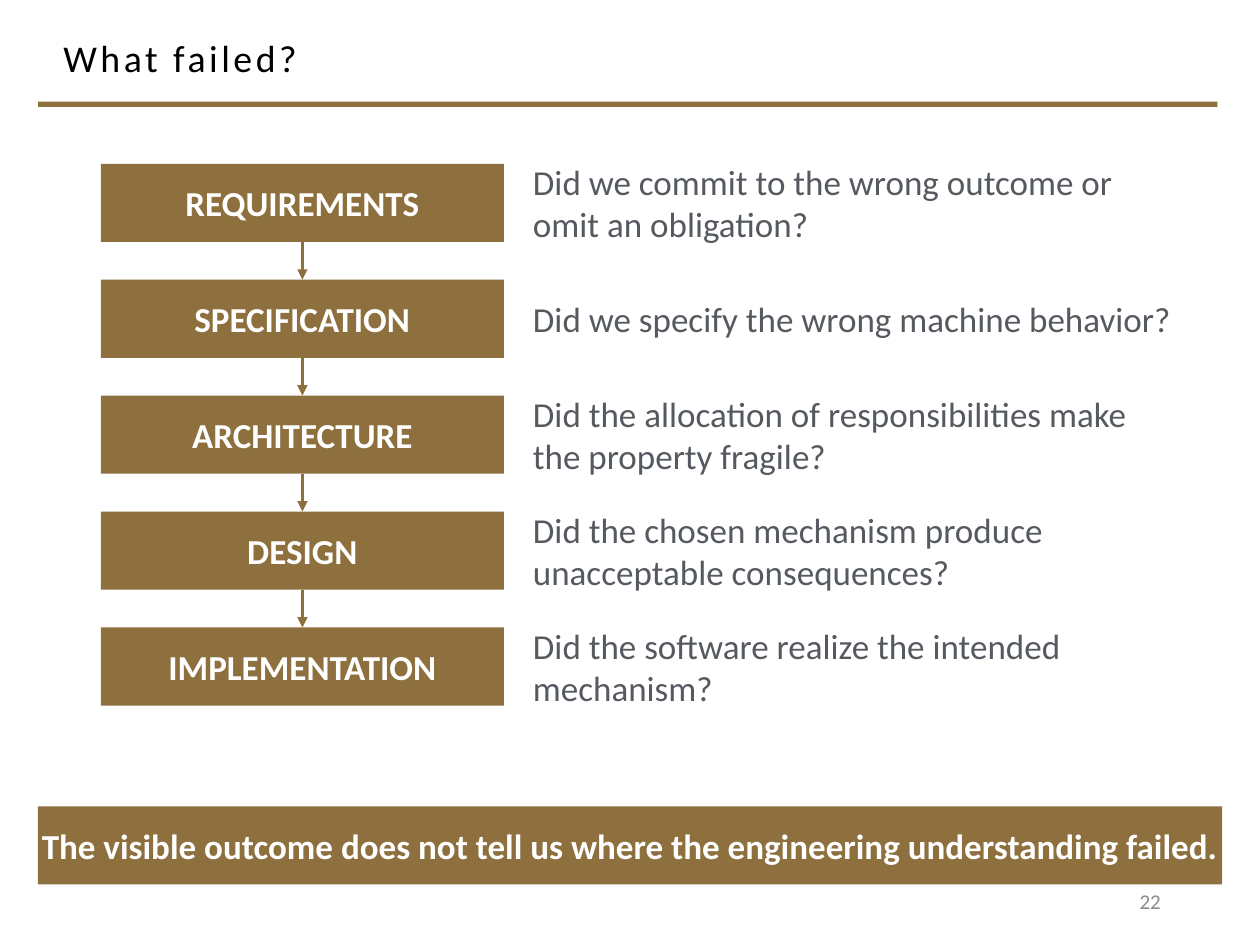
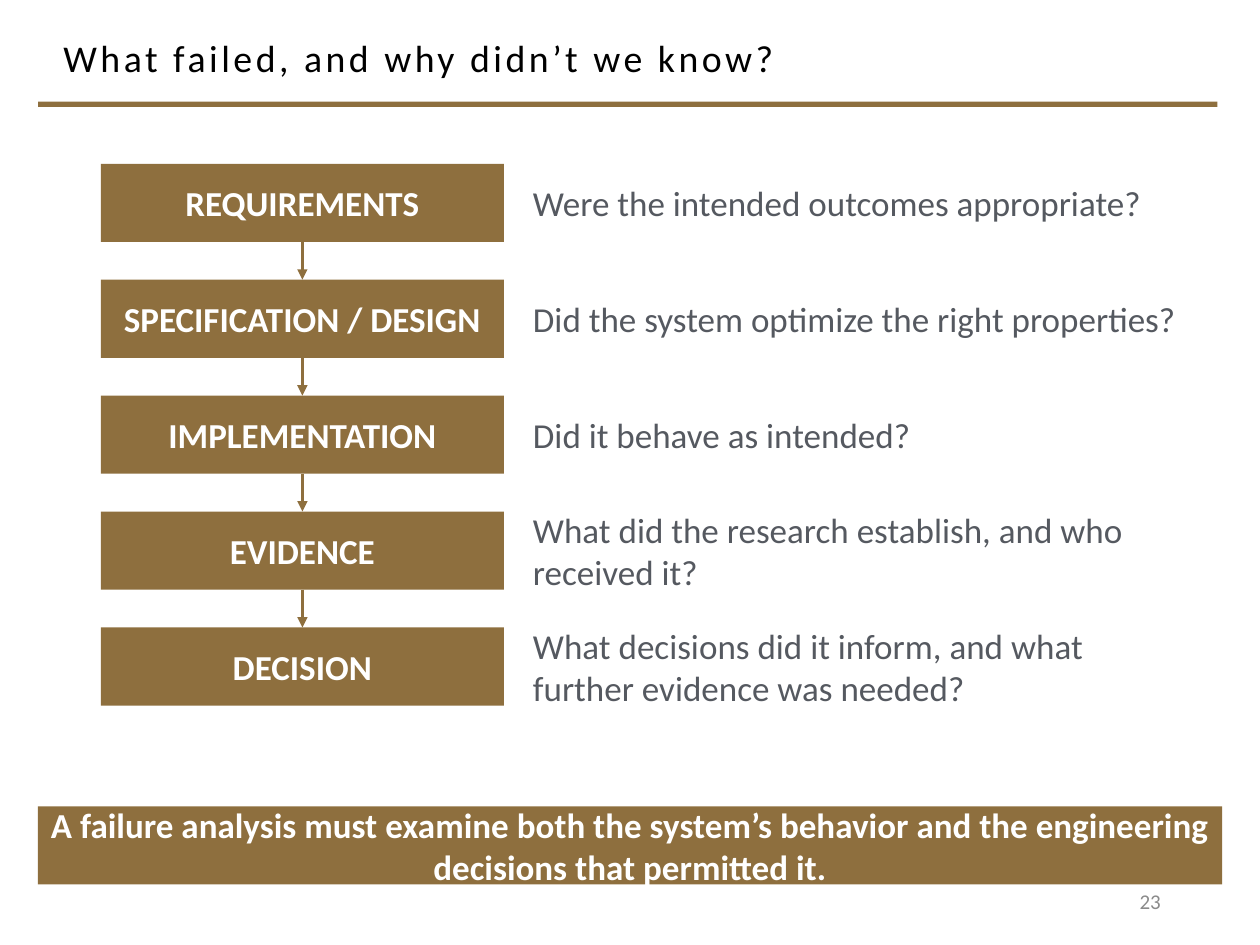
Before and after one commit to davisjam/model-based-agentic-software-engineering, a slide deck: slide 23 of course/lectures/act-2-delegation-and-control/04-failure-aware-engineering/2-4-Failure-Aware-Engineering.pptx (slide 22 before the commit). Drawn at 1260x945 pixels with LibreOffice and Linux fonts; fonts in the diff are those of the drawing; background and template pictures are left out. Boxes give left, top, right and bottom in pixels: in the first picture for what was removed or moved away, otherwise in the second. Text is boxed around its words. In the diff, an @@ line names an element or a change of style, - is before the commit and + after.

```diff
--- a/course/lectures/act-2-delegation-and-control/04-failure-aware-engineering/2-4-Failure-Aware-Engineering.pptx
+++ b/course/lectures/act-2-delegation-and-control/04-failure-aware-engineering/2-4-Failure-Aware-Engineering.pptx
@@ title at <box>63,45,773,78</box>: text changed @@
-What failed?
+What failed, and why didn’t we know?
@@ text at <box>533,191,1141,222</box>: text changed @@
-Did we commit to the wrong outcome or omit an obligation?
+Were the intended outcomes appropriate?
@@ text in rectangle at <box>124,309,480,332</box>: text changed @@
-SPECIFICATION
+SPECIFICATION / DESIGN
@@ text at <box>533,307,1175,338</box>: text changed @@
-Did we specify the wrong machine behavior?
+Did the system optimize the right properties?
@@ text in rectangle at <box>168,425,436,448</box>: text changed @@
-ARCHITECTURE
+IMPLEMENTATION
@@ text at <box>533,423,910,448</box>: text changed @@
-Did the allocation of responsibilities make the property fragile?
+Did it behave as intended?
@@ text at <box>533,518,1122,585</box>: text changed @@
-Did the chosen mechanism produce unacceptable consequences?
+What did the research establish, and who received it?
@@ text in rectangle at <box>230,541,375,564</box>: text changed @@
-DESIGN
+EVIDENCE
@@ text in rectangle at <box>233,657,372,680</box>: text changed @@
-IMPLEMENTATION
+DECISION
@@ text at <box>533,634,1083,701</box>: text changed @@
-Did the software realize the intended mechanism?
+What decisions did it inform, and what further evidence was needed?
@@ text in rectangle at <box>51,812,1208,889</box>: text changed @@
-The visible outcome does not tell us where the engineering understanding failed.
+A failure analysis must examine both the system’s behavior and the engineering decisions that permitted it.
@@ page number at <box>1140,895,1161,909</box>: text changed @@
-22
+23
```
Also in this commit, not shown: 6 other slides changed, 1 slide added, 8 slides removed.
